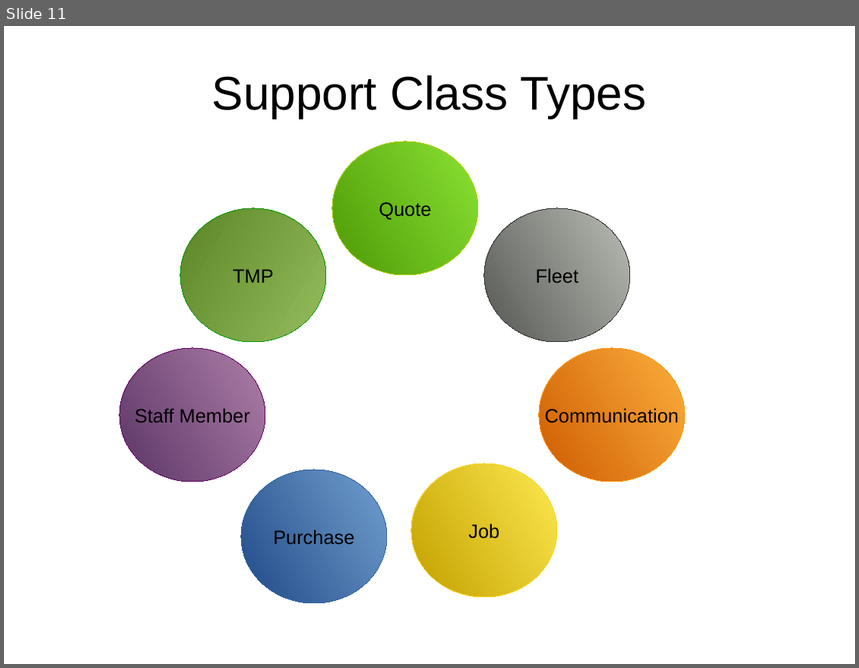
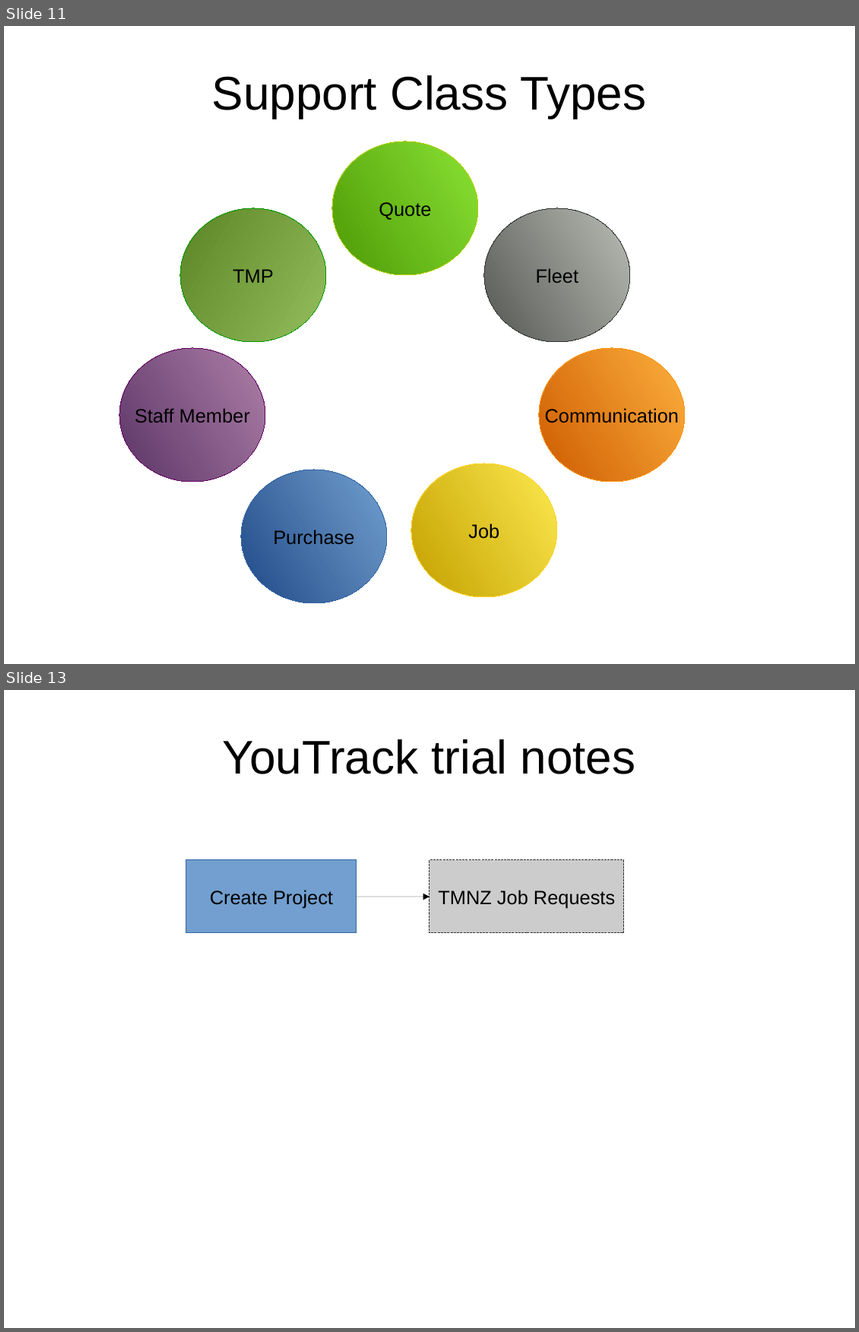
Before and after one commit to monkeysh1ne/TMNZ_Stuff, a slide deck: Workflows BP Models.odp. Shown one above the other, each under a label of ours: slide 11 before the commit, slides 11 and 13 after it; the slides between them are not shown. The pictures are 859x668 and 859x1332 pixels, drawn with LibreOffice and Linux fonts; fonts in the diff are those of the drawing. Boxes give left, top, right and bottom in pixels: in the first picture for what was removed or moved away, otherwise in the second. Text is boxed around its words. In the diff, an @@ line names an element or a change of style, - is before the commit and + after.

Commit message:
Add mindmap specific to service requests.  Continue to build Schedule Jobs workflow in 'Workflows BP Models' presentation.

```diff
--- a/Workflows BP Models.odp
+++ b/Workflows BP Models.odp
@@ slide 13 added at box(4, 690, 855, 1328), background #FFFFFF @@
@@ title added at box(223, 739, 636, 774), 44 pt, text #000000 @@
+YouTrack trial notes
@@ rectangle added at box(186, 860, 356, 932), fill #729FCF, outline #3465A4 0 pt, 18 pt, text #000000 @@
+Create Project
@@ rectangle added at box(430, 860, 624, 932), fill #CCCCCC, outline #333333 0 pt, 18 pt, text #000000 @@
+TMNZ Job Requests
@@ arrow added from (357, 897) to (430, 897), #000000 0 pt @@
```
Also in this commit, not shown: 3 slides changed, 2 other files.
